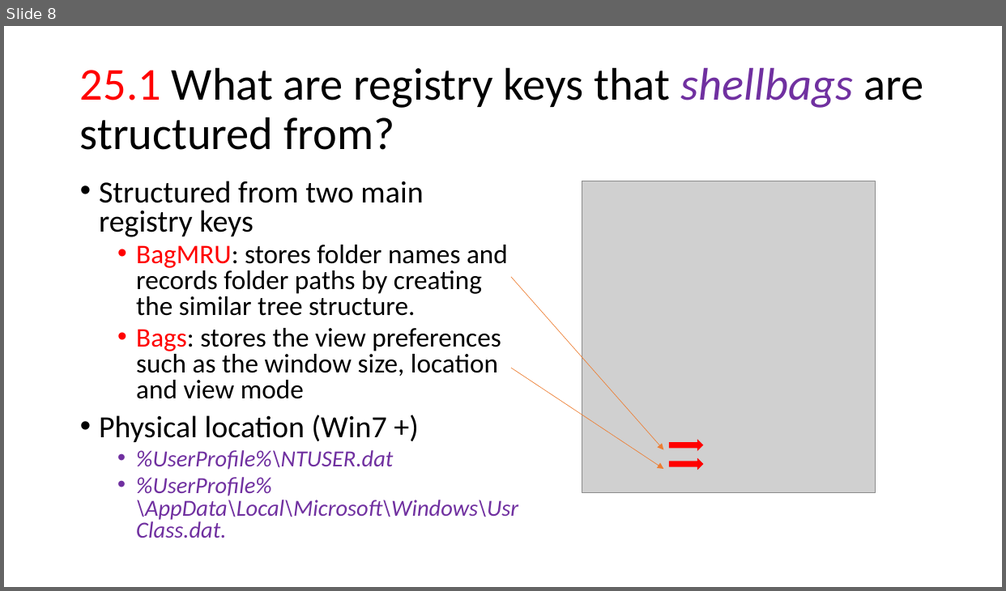
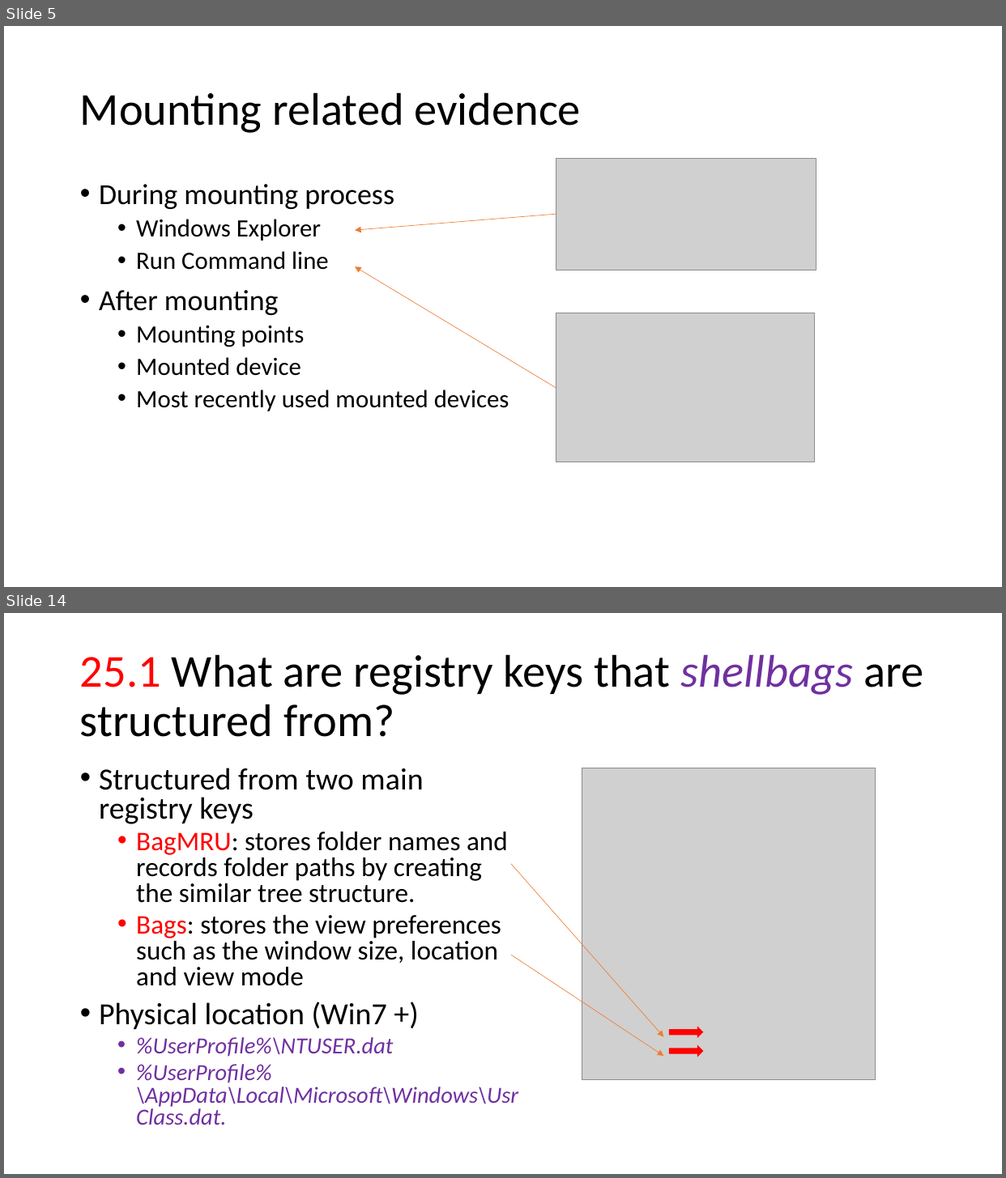
Before and after one commit to frankwxu/digital-forensics-lab, a slide deck: NIST_Data_Leakage_Case/NIST_Data_Leakage_06_Network_Shellbag_Jumplist.pptx. Shown one above the other, each under a label of ours: slide 8 before the commit, slides 5 and 14 after it; the slides between them are not shown. The pictures are 1006x591 and 1006x1178 pixels, drawn with LibreOffice and Linux fonts; fonts in the diff are those of the drawing; grey boxes stand for pictures; background and template pictures are left out. Boxes give left, top, right and bottom in pixels: in the first picture for what was removed or moved away, otherwise in the second. Text is boxed around its words. In the diff, an @@ line names an element or a change of style, - is before the commit and + after.

```diff
--- a/NIST_Data_Leakage_Case/NIST_Data_Leakage_06_Network_Shellbag_Jumplist.pptx
+++ b/NIST_Data_Leakage_Case/NIST_Data_Leakage_06_Network_Shellbag_Jumplist.pptx
@@ slide 5 added at [4, 26, 1002, 587], background #FFFFFF @@
@@ title added at [80, 92, 580, 133], 44 pt, text #000000 @@
+Mounting related evidence
@@ picture added at [556, 159, 816, 270] @@
@@ text added at [99, 184, 509, 412], 24 pt, text #000000 @@
+• During mounting process
+  • Windows Explorer
+  • Run Command line
+• After mounting
+  • Mounting points
+  • Mounted device
+  • Most recently used mounted devices
@@ arrow added from (556, 214) to (355, 230), #ED7D31 0.5 pt @@
@@ arrow added from (556, 214) to (556, 214), #5B9BD5 0.5 pt @@
@@ arrow added from (556, 387) to (355, 267), #ED7D31 0.5 pt @@
@@ picture added at [556, 314, 815, 463] @@
@@ what was slide 8 is now slide 14 @@
```
Also in this commit, not shown: 10 slides changed, 8 other slides added, 1 slide removed, 1 other file.
